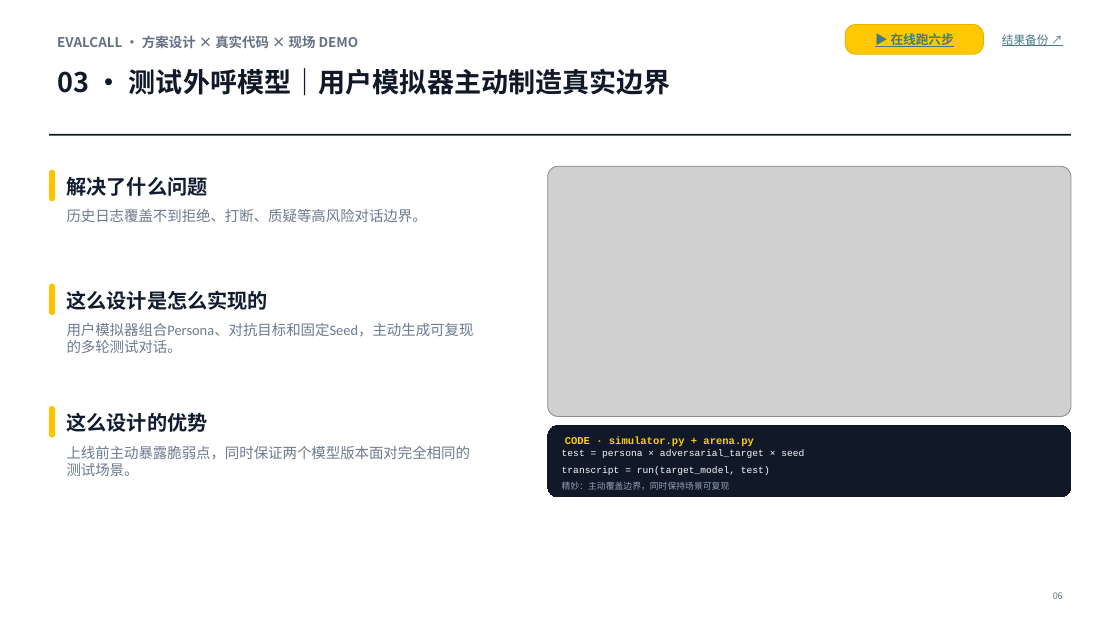
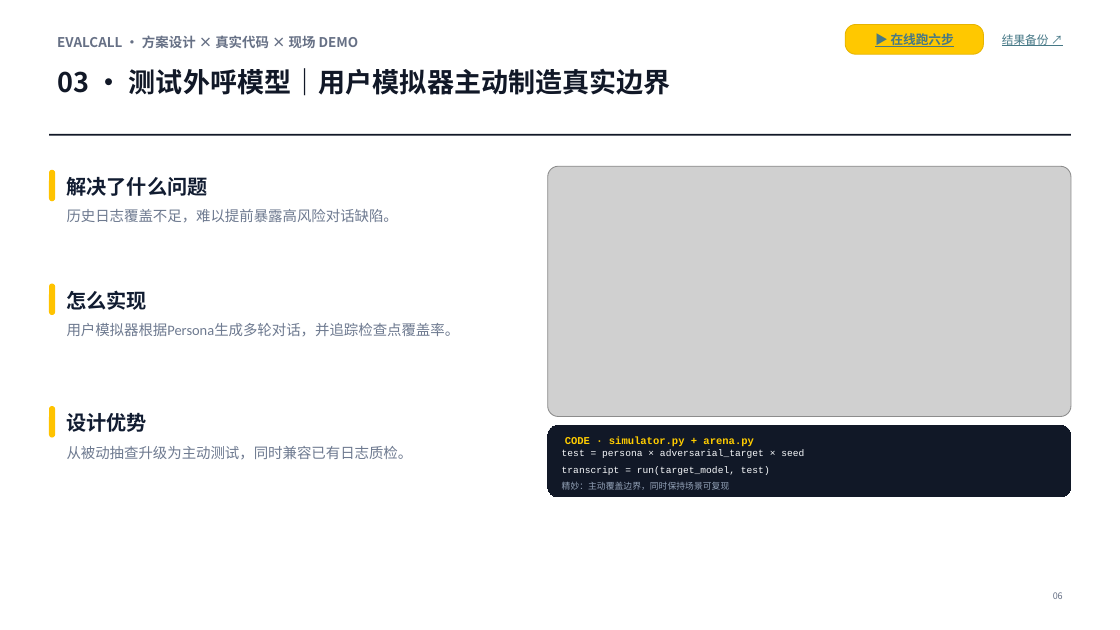
Before and after one commit to kaijie0074-art/evalcall, a slide deck: slide 6 of submission/EvalCall决赛提交包-20260715/01_EvalCall决赛PPT-最终提交版.pptx. Drawn at 1120x630 pixels with LibreOffice and Linux fonts; fonts in the diff are those of the drawing; grey boxes stand for pictures. Boxes give left, top, right and bottom in pixels: in the first picture for what was removed or moved away, otherwise in the second. Text is boxed around its words. In the diff, an @@ line names an element or a change of style, - is before the commit and + after.

```diff
--- a/submission/EvalCall决赛提交包-20260715/01_EvalCall决赛PPT-最终提交版.pptx
+++ b/submission/EvalCall决赛提交包-20260715/01_EvalCall决赛PPT-最终提交版.pptx
@@ text at [67,209,398,223]: text changed @@
-历史日志覆盖不到拒绝、打断、质疑等高风险对话边界。
+历史日志覆盖不足，难以提前暴露高风险对话缺陷。
@@ text at [67,290,148,310]: text changed @@
-这么设计是怎么实现的
+怎么实现
@@ text at [67,323,460,336]: text changed @@
-用户模拟器组合Persona、对抗目标和固定Seed，主动生成可复现的多轮测试对话。
+用户模拟器根据Persona生成多轮对话，并追踪检查点覆盖率。
@@ text at [67,413,148,432]: text changed @@
-这么设计的优势
+设计优势
@@ text at [67,446,413,459]: text changed @@
-上线前主动暴露脆弱点，同时保证两个模型版本面对完全相同的测试场景。
+从被动抽查升级为主动测试，同时兼容已有日志质检。
```
Also in this commit, not shown: 5 other slides changed, 2 other files.
